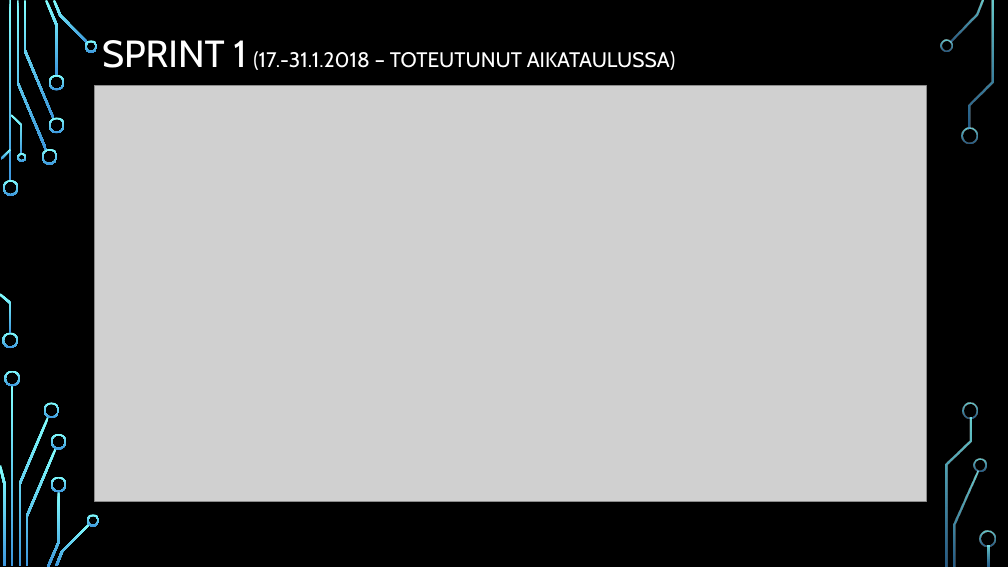
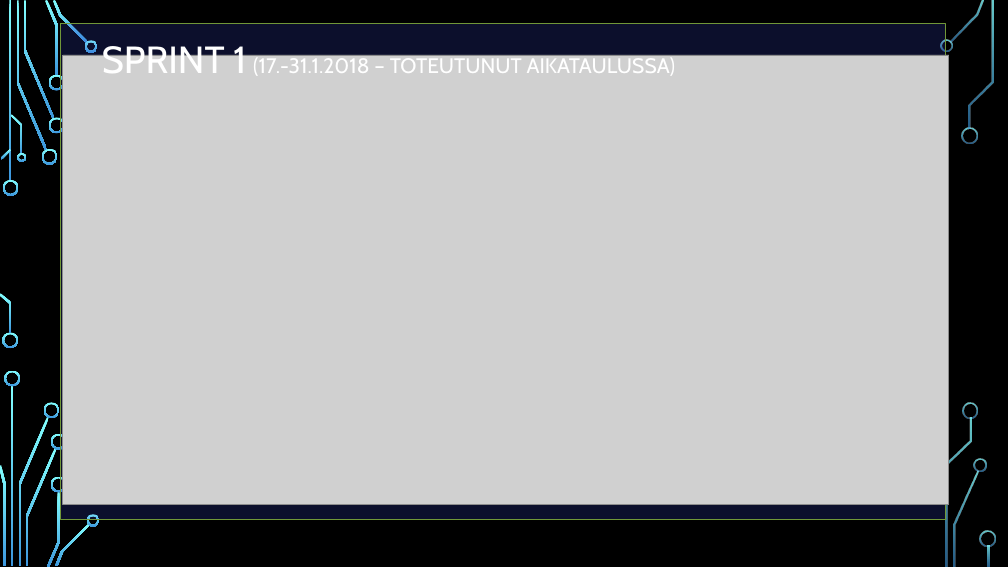
Before and after one commit to tempsens/java, a slide deck: slide 4 of java/Ryhmä 9 - Lämpötilaseuranta v4.pptx. Drawn at 1008x567 pixels with LibreOffice and Linux fonts; fonts in the diff are those of the drawing; grey boxes stand for pictures; background and template pictures are left out. Boxes give left, top, right and bottom in pixels: in the first picture for what was removed or moved away, otherwise in the second. Text is boxed around its words. In the diff, an @@ line names an element or a change of style, - is before the commit and + after.

```diff
--- a/java/Ryhmä 9 - Lämpötilaseuranta v4.pptx
+++ b/java/Ryhmä 9 - Lämpötilaseuranta v4.pptx
@@ rectangle added at (60,23,945,520), fill #3C4FDE at 20% opacity, outline #729838 1.25 pt @@
@@ text "SPRINT 1 (17.-31.1.2018 – TOTEUTUNUT ..." rewrapped from (102,40,676,70) to (102,41,676,75) @@
@@ picture: place and size @@
-picture at (95,85,926,501)
+picture at (63,55,949,504)
```
Also in this commit, not shown: 5 other slides changed, 1 slide added, 1 other file.
